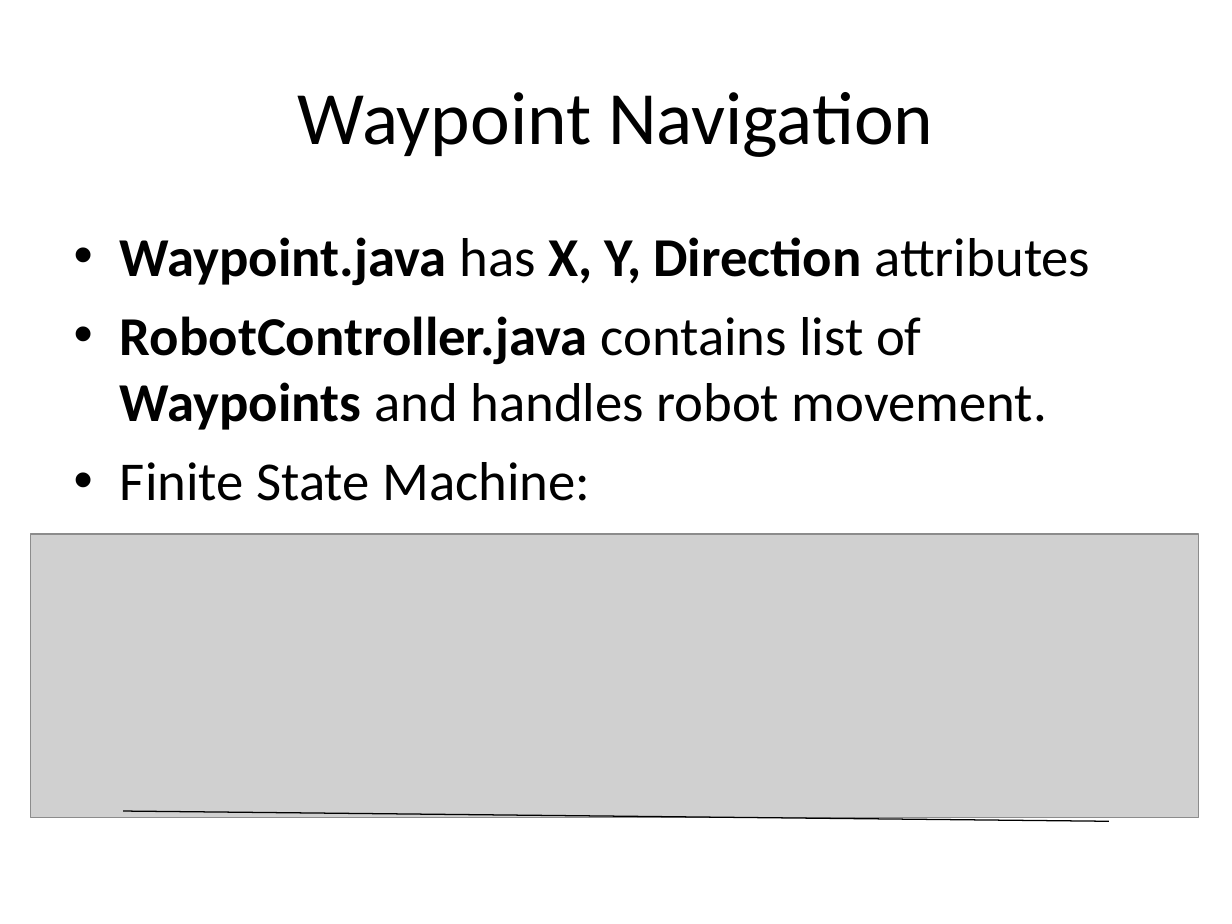
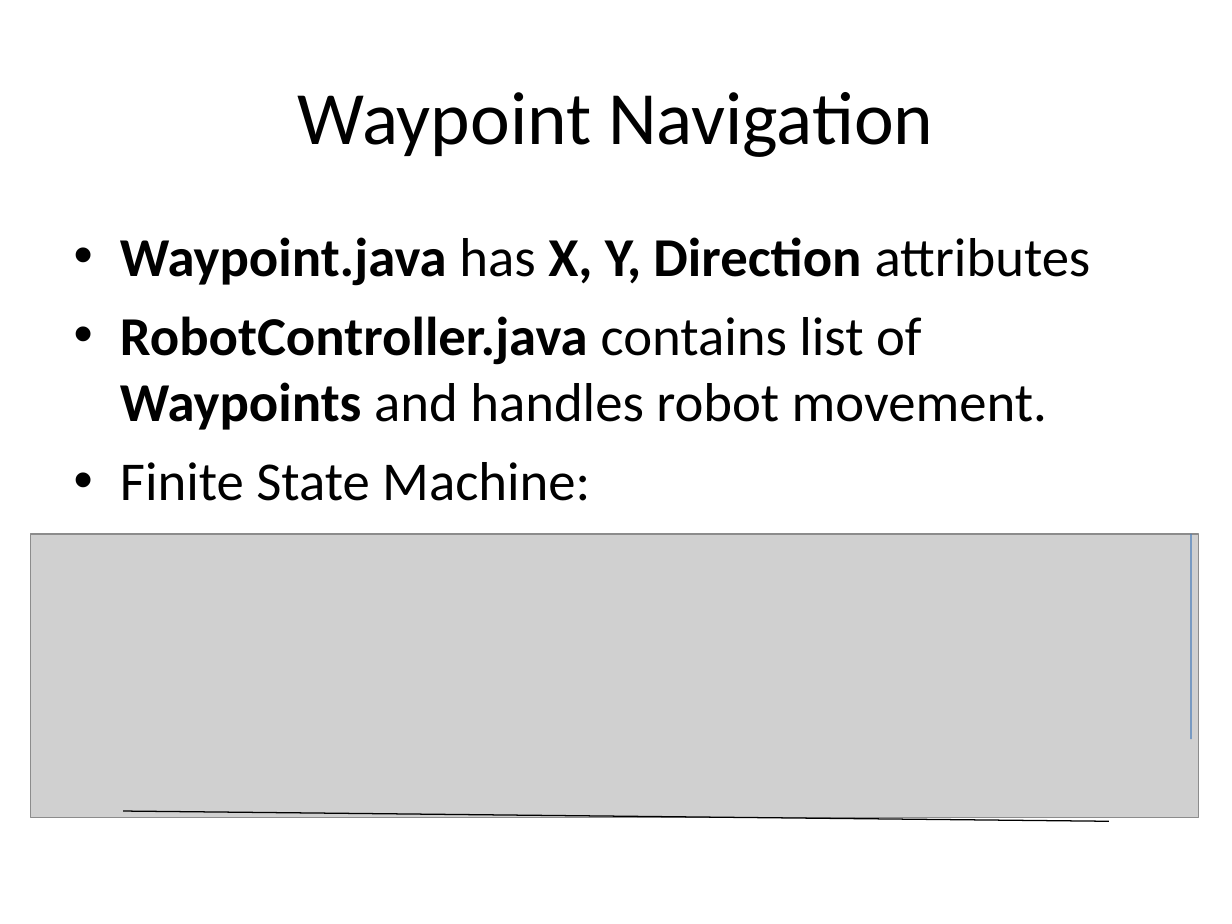
Before and after one commit to nforrester/6.141_labs, a slide deck: slide 7 of Other/Lab6/Lab 6.ppt. Drawn at 1232x924 pixels with LibreOffice and Linux fonts; fonts in the diff are those of the drawing; grey boxes stand for pictures. Boxes give left, top, right and bottom in pixels: in the first picture for what was removed or moved away, otherwise in the second. Text is boxed around its words. In the diff, an @@ line names an element or a change of style, - is before the commit and + after.

```diff
--- a/Other/Lab6/Lab 6.ppt
+++ b/Other/Lab6/Lab 6.ppt
@@ line added from (1191, 533) to (1191, 739), #4A7EBB 0.74 pt @@
```
Also in this commit, not shown: 1 other slide changed, 1 slide added, 1 slide removed, 1 other file.
